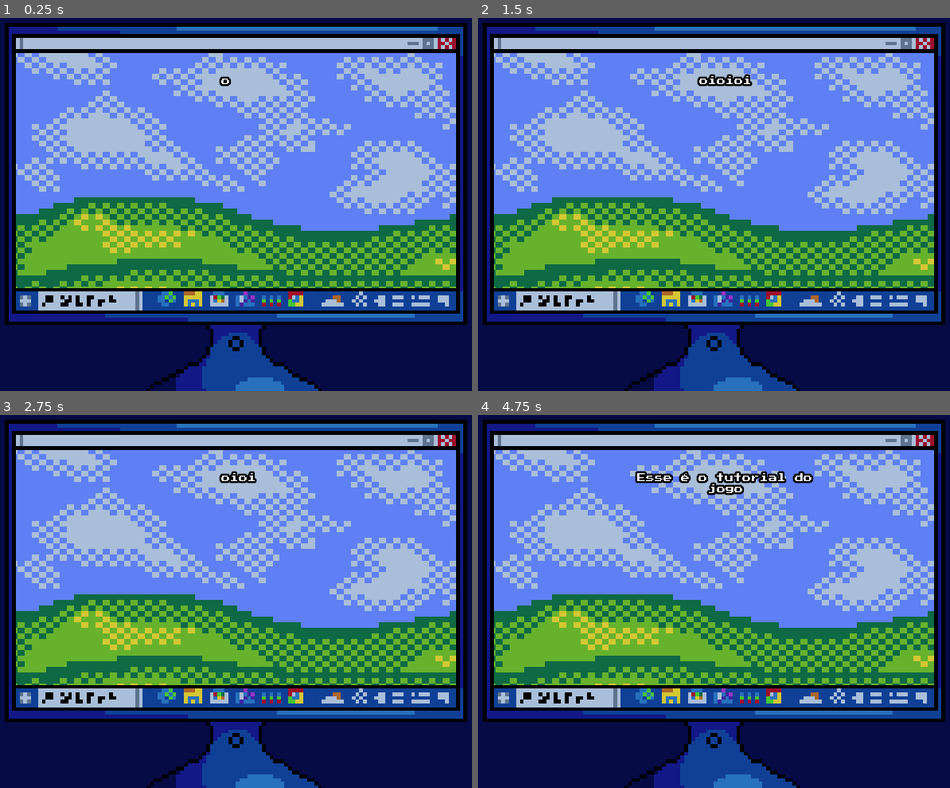
Above: before the commit, frames 1-4 (two rows, left to right).
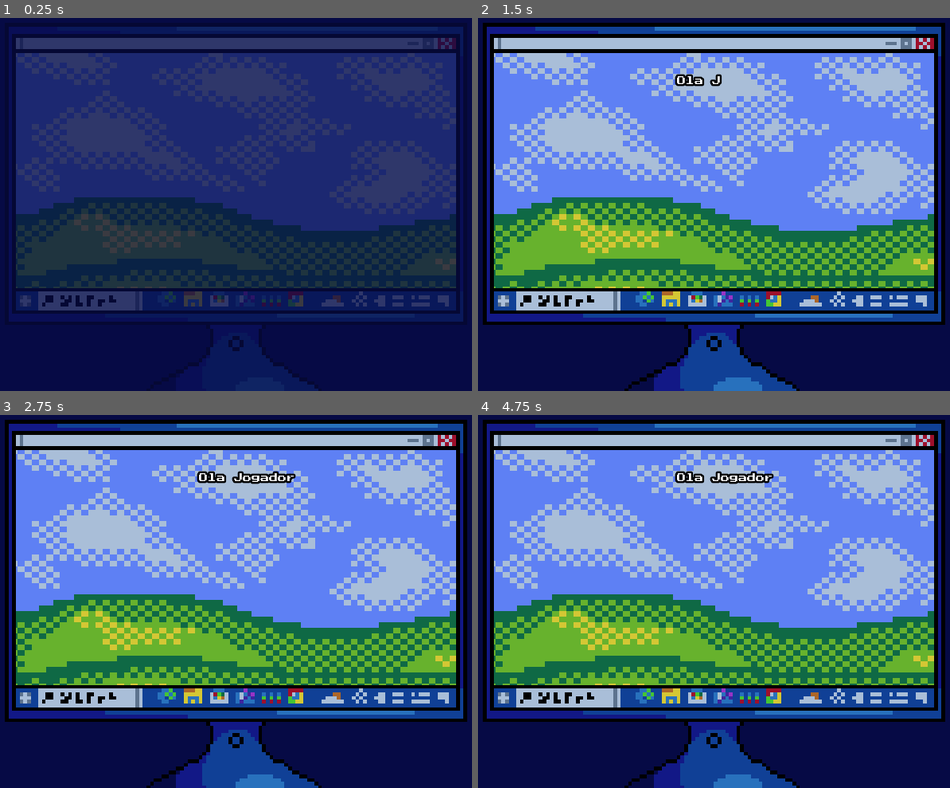
Above: after the commit, the same moments.

Repository: minionsgaburarobotica-max/Jog-ECA-digital-Diego
Game: Godot game, scene res://Cenas/Tutorial.tscn
The game is run twice, just before and just after one commit, with the same random seed, the same clock (stepped at 60 frames per second) and the same inputs. This scene is started directly instead of the project's main scene.
Inputs:
- Up to frame 1 (0.25 s): no input
- Up to frame 2 (1.5 s): tap Enter at 1.25 s
- Up to frame 3 (2.75 s): no input
- Up to frame 4 (4.75 s): no input

The runs differ from the first frame. In frame 1, 83% of the frame differs, in the area x 1-99%, y 1-100%; in frame 2, 0.4%; in frame 3, 0.5%; in frame 4, 1.1%.

Commit message:
0.13 agora sim, tá quase...

Diff:
--- a/Essa não é uma criança/Cenas/Menu.gd
+++ b/Essa não é uma criança/Cenas/Menu.gd
@@ -34,8 +34,11 @@
 func _on_Button_button_down():
 	$anim2.play("Fade")
 	yield($anim2, "animation_finished")
-	Global.get_node("musica2").stop()
-	get_tree().change_scene("res://Cenas/computador.tscn")
+	if Global.tutorial == false:
+		Global.get_node("musica2").stop()
+		get_tree().change_scene("res://Cenas/computador.tscn")
+	else:
+		get_tree().change_scene("res://Cenas/Tutorial.tscn")
 	pass # Replace with function body.
 
 
--- a/Essa não é uma criança/Cenas/Menu.tscn
+++ b/Essa não é uma criança/Cenas/Menu.tscn
@@ -512,7 +512,6 @@
 autowrap = true
 
 [node name="Fade" type="Sprite" parent="."]
-visible = false
 position = Vector2( 552.5, 424 )
 scale = Vector2( 60.4687, 39.875 )
 texture = ExtResource( 7 )
--- a/Essa não é uma criança/Cenas/Tutorial.gd
+++ b/Essa não é uma criança/Cenas/Tutorial.gd
@@ -1,11 +1,11 @@
 extends Node2D
-var tutorial = ["oioioi", "Esse é o tutorial do jogo", "Finja que eu expliquei alguma coisa", ""]
+var tutorial = ["Ola Jogador", "Esse é o tutorial do jogo", "Para jogar esse jogo incrivel, você deve investigar o perfil das crianças", "isso é, coisas como o horario mais jogado, os jogos que ela joga, etc", "após ver todas as informações você dara seu veredito escolhendo se ela de fato é uma criança", "você trabalha como Moderador do nosso jogo Foblox, Seu trabalho é não deixar que nenhuma criança seja rejeitada, e que nenhum alien entre", ""]
 var texto = 0
 # Declare member variables here. Examples:
 # var a = 2
 # var b = "text"
 func pergunta():
-	$Label.text = "tu entendeu?"
+	$Label.text = "Você entendeu tudo?"
 	$anim.play("aparecer")
 	yield($anim, "animation_finished")
 	$recusar.visible = true
@@ -19,7 +19,7 @@
 		$Label.text = text
 		$anim.play("aparecer")
 		yield($anim, "animation_finished")
-		yield(get_tree().create_timer(1.5), "timeout")
+		yield(get_tree().create_timer(3.5), "timeout")
 		$anim.play("apagar")
 		yield($anim, "animation_finished")
 
@@ -29,9 +29,12 @@
 
 		else:
 			Global.get_node("musica2").stop()
+			Global.tutorial = false
 			get_tree().change_scene("res://Cenas/computador.tscn")
 # Called when the node enters the scene tree for the first time.
 func _ready():
+	$anim.play("fade")
+	yield($anim, "animation_finished")
 	proximo(tutorial[texto], null)
 	pass # Replace with function body.
 
--- a/Essa não é uma criança/Cenas/Tutorial.tscn
+++ b/Essa não é uma criança/Cenas/Tutorial.tscn
@@ -38,6 +38,21 @@
 "values": [ 0.0, 1.0 ]
 }
 
+[sub_resource type="Animation" id=3]
+resource_name = "fade"
+tracks/0/type = "value"
+tracks/0/path = NodePath("../Fade:modulate")
+tracks/0/interp = 1
+tracks/0/loop_wrap = true
+tracks/0/imported = false
+tracks/0/enabled = true
+tracks/0/keys = {
+"times": PoolRealArray( 0, 1 ),
+"transitions": PoolRealArray( 1, 1 ),
+"update": 0,
+"values": [ Color( 1, 1, 1, 1 ), Color( 1, 1, 1, 0 ) ]
+}
+
 [node name="Tutorial" type="Node2D"]
 script = ExtResource( 5 )
 
@@ -60,6 +75,7 @@
 root_node = NodePath("../Label")
 anims/apagar = SubResource( 1 )
 anims/aparecer = SubResource( 2 )
+anims/fade = SubResource( 3 )
 
 [node name="Label" type="Label" parent="."]
 margin_left = 399.0
@@ -67,7 +83,7 @@
 margin_right = 693.0
 margin_bottom = 260.0
 custom_fonts/font = ExtResource( 1 )
-text = "SIx seven bora billxxx luta da dancixxxx, e esssas batatinhaxxxx aixxxx
+text = "
 "
 align = 1
 autowrap = true
@@ -102,5 +118,10 @@
 scale = Vector2( 2, 2 )
 texture = ExtResource( 7 )
 
+[node name="Fade" type="Sprite" parent="."]
+position = Vector2( 552.5, 424 )
+scale = Vector2( 60.4687, 39.875 )
+texture = ExtResource( 3 )
+
 [connection signal="button_down" from="recusar/botao" to="." method="_on_botao_button_down"]
 [connection signal="button_down" from="aceitar/botaoX" to="." method="_on_botaoX_button_down"]
--- /dev/null
+++ b/Essa não é uma criança/Cenas/creditos.tscn
@@ -0,0 +1,22 @@
+[gd_scene load_steps=4 format=2]
+
+[ext_resource path="res://sprites/Tela inicial windows XP.png" type="Texture" id=1]
+[ext_resource path="res://sprites/fundo azul.png" type="Texture" id=2]
+[ext_resource path="res://sprites/Computador 1.png" type="Texture" id=3]
+
+[node name="creditos" type="Node2D"]
+
+[node name="Fade2" type="Sprite" parent="."]
+position = Vector2( 557.5, 431 )
+scale = Vector2( 98.4688, 59.5 )
+texture = ExtResource( 2 )
+
+[node name="Windows" type="Sprite" parent="."]
+position = Vector2( 530, 261 )
+scale = Vector2( 5.7, 4.5 )
+texture = ExtResource( 1 )
+
+[node name="Computador" type="Sprite" parent="."]
+position = Vector2( 528, 350 )
+scale = Vector2( 6, 6 )
+texture = ExtResource( 3 )
--- a/Essa não é uma criança/GLOBAL.gd
+++ b/Essa não é uma criança/GLOBAL.gd
@@ -2,7 +2,7 @@
 var sequenciaMAX = 0
 var sequencia = 0
 var gamelalala = false
-
+var tutorial = true
 # Declare member variables here. Examples:
 # var a = 2
 # var b = "text"
Not shown: 1 places in Essa não é uma criança/Cenas/Tutorial.tscn that only renumber resources
